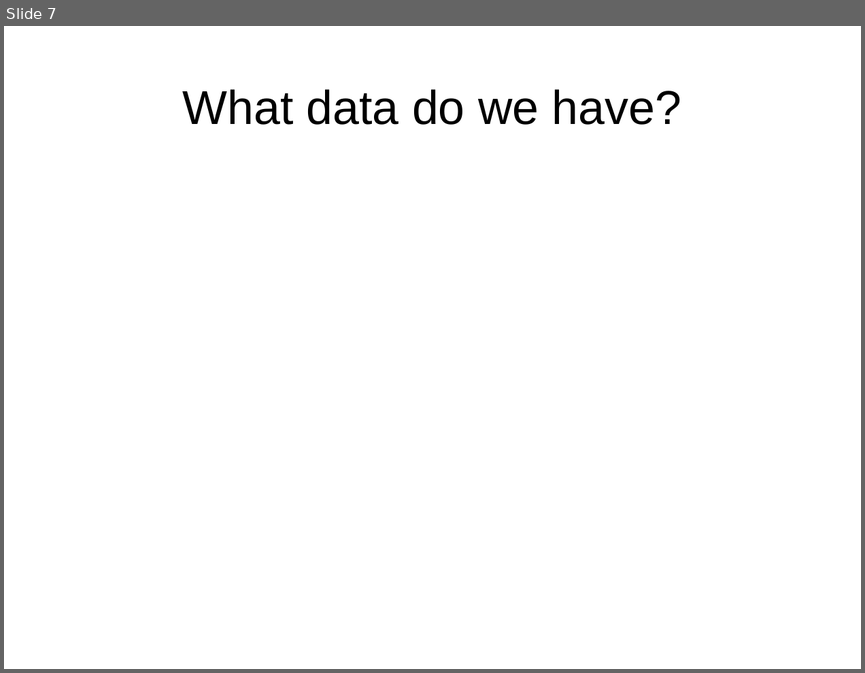
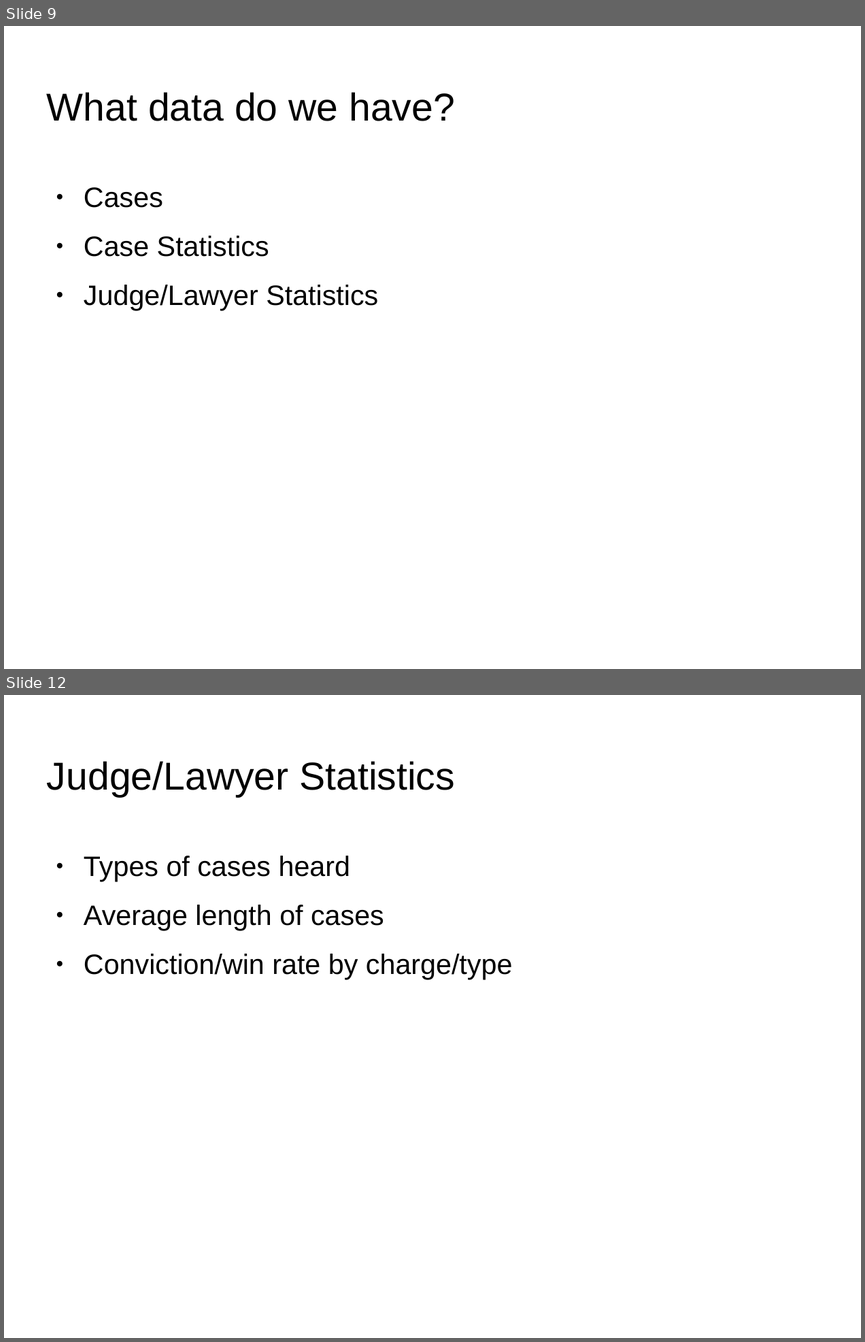
Before and after one commit to utecht/public_data, a slide deck: public_data.odp. Shown one above the other, each under a label of ours: slide 7 before the commit, slides 9 and 12 after it; the slides between them are not shown. The pictures are 865x673 and 865x1342 pixels, drawn with LibreOffice and Linux fonts; fonts in the diff are those of the drawing; background and template pictures are left out. Boxes give left, top, right and bottom in pixels: in the first picture for what was removed or moved away, otherwise in the second. Text is boxed around its words. In the diff, an @@ line names an element or a change of style, - is before the commit and + after.

```diff
--- a/public_data.odp
+++ b/public_data.odp
@@ slide 12 added at [4, 695, 861, 1338], background picture (left out) @@
@@ title added at [47, 761, 455, 797], 36 pt, text #000000 @@
+Judge/Lawyer Statistics
@@ text added at [84, 855, 513, 979], 26 pt, text #000000 @@
+● Types of cases heard
+● Average length of cases
+● Conviction/win rate by charge/type
@@ what was slide 7 is now slide 9 @@
@@ slide 9 changed as well @@
@@ title "What data do we have?": place and size @@
-title "What data do we have?" at [183, 89, 681, 125]
+title "What data do we have?" at [47, 92, 455, 121]
@@ title "What data do we have?" at [47, 92, 455, 121]: size 44 to 36 pt; alignment centre to left @@
@@ text added at [84, 187, 378, 310], 26 pt, text #000000 @@
+● Cases
+● Case Statistics
+● Judge/Lawyer Statistics
```
Also in this commit, not shown: 12 other slides changed, 3 other slides added, 4 slides removed.
